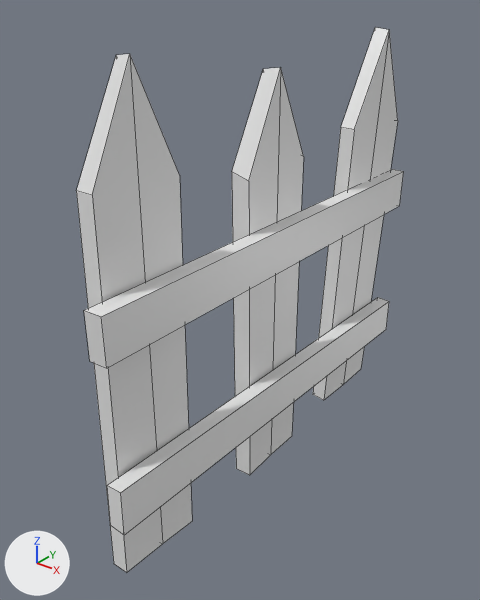
The FBX model Assets/3DObj/Fence.fbx, before and after one commit.
Both versions are drawn from a 50 mm lens placed at (8.47, -35.15, 7.38), pointed at (-0.31, -24.17, 0.58). Every picture has the same lights, and +X, +Y and +Z are marked at lower left. Mesh edges are drawn as thin lines. Where no turn or scale is listed for an object, it has been applied to the vertices.

The scene before the commit, as lines of its bpy script (objects in view):
```python
me_cube_022 = bpy.data.meshes.new('Cube.022')
me_cube_022.from_pydata([(-0.1, -10.01, -0.34), (-0.1, -9.99, 0.66), (-0.21, 0.97, -0.52), (-0.21, 1.01, 0.48), (0.3, -10.02, -0.34), (0.26, -9.97, 0.66), (0.19, 0.99, -0.5), (0.19, 0.99, 0.48)], [], [(0, 1, 3, 2), (2, 3, 7, 6), (6, 7, 5, 4), (4, 5, 1, 0), (2, 6, 4, 0), (7, 3, 1, 5)])
me_cube_022.materials.append(mat_wood)  # its picture is missing
me_cube_023 = bpy.data.meshes.new('Cube.023')
me_cube_023.from_pydata(...)  # 12 vertices, 10 faces; spans x -0.35..0.42, y -1.23..1.23, z -4.01..6.27
me_cube_023.materials.append(mat_wood)  # its picture is missing
me_cube_024 = bpy.data.meshes.new('Cube.024')
me_cube_024.from_pydata(...)  # 12 vertices, 10 faces; spans x -0.29..0.3, y -1.12..1.16, z -4.02..5.98
me_cube_024.materials.append(mat_wood)  # its picture is missing
me_cube_025 = bpy.data.meshes.new('Cube.025')
me_cube_025.from_pydata(...)  # 12 vertices, 10 faces; spans x -0.32..0.27, y -1.12..1.11, z -4.15..6.16
me_cube_025.materials.append(mat_wood)  # its picture is missing
ob_cube_005 = bpy.data.objects.new('Cube.005', me_cube_022)
ob_cube_005.location = (0.4, -19.0, -2.0)
ob_fence_post_006 = bpy.data.objects.new('fence post.006', me_cube_023)
ob_fence_post_006.location = (0.0, -19.4, 0.0)
ob_fence_post_007 = bpy.data.objects.new('fence post.007', me_cube_024)
ob_fence_post_007.location = (0.0, -23.5, -0.23)
ob_fence_post_008 = bpy.data.objects.new('fence post.008', me_cube_025)
ob_fence_post_008.location = (0.0, -27.6, 0.13)
# also in view: 'Cube.004' at (0.41, -23.51, 1.94)
```
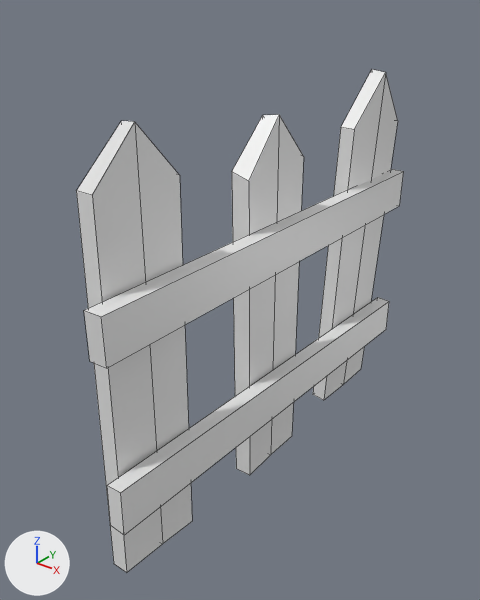
Commit message: Changed 3d fence model

Location of each change, (x1, y1, x2, y2) in pixels of the pictures (480 x 600 px; the box of a moved part takes in the faces that stretch with it):
'fence post.008', reshaped (13% shorter)
    before: (76, 54, 192, 573)
    after: (76, 121, 192, 573)
'fence post.007', reshaped (12% shorter)
    before: (232, 67, 304, 475)
    after: (232, 115, 304, 475)
'fence post.006', reshaped (11% shorter)
    before: (313, 27, 398, 400)
    after: (313, 69, 398, 400)
part 2 of me_cube_023, moved or reshaped
    before: (341, 27, 398, 364)
    after: (341, 69, 398, 364)
part 3 of me_cube_025, moved or reshaped
    before: (76, 54, 180, 508)
    after: (77, 121, 180, 508)

What changed in the scene script:
```text
Change me_cube_023:
    where me_cube_023.from_pydata(...)  # 12 vertices, 10 faces; spans x -0.35..0.42, y -1.23..1.23, z -4.01..6.27
    used by ob_fence_post_006; location = (0.0, -19.4, 0.0)
    me_cube_023 part 2
    me_cube_023.vertices[9].co: (0.42, 0.11, 6.23) -> (0.42, 0.11, 5.25)  # pixel (389, 29) -> pixel (385, 72)
    me_cube_023.vertices[10].co: (0.02, 0.13, 6.27) -> (0.02, 0.13, 5.29)  # pixel (375, 27) -> pixel (371, 69)
Change me_cube_025:
    where me_cube_025.from_pydata(...)  # 12 vertices, 10 faces; spans x -0.32..0.27, y -1.12..1.11, z -4.15..6.16
    used by ob_fence_post_008; location = (0.0, -27.6, 0.13)
    me_cube_025 part 3
    me_cube_025.vertices[9].co: (0.09, 0.13, 6.16) -> (0.09, 0.13, 5.1)  # pixel (129, 53) -> pixel (134, 121)
    me_cube_025.vertices[10].co: (-0.31, 0.19, 6.11) -> (-0.31, 0.19, 5.05)  # pixel (116, 54) -> pixel (121, 120)
Change me_cube_024:
    where me_cube_024.from_pydata(...)  # 12 vertices, 10 faces; spans x -0.29..0.3, y -1.12..1.16, z -4.02..5.98
    used by ob_fence_post_007; location = (0.0, -23.5, -0.23)
    me_cube_024 part 1
    me_cube_024.vertices[9].co: (0.3, -0.13, 5.98) -> (0.3, -0.13, 5.05)  # pixel (280, 67) -> pixel (279, 114)
    me_cube_024.vertices[10].co: (-0.1, -0.17, 5.93) -> (-0.1, -0.17, 5.0)  # pixel (263, 68) -> pixel (262, 115)
```
